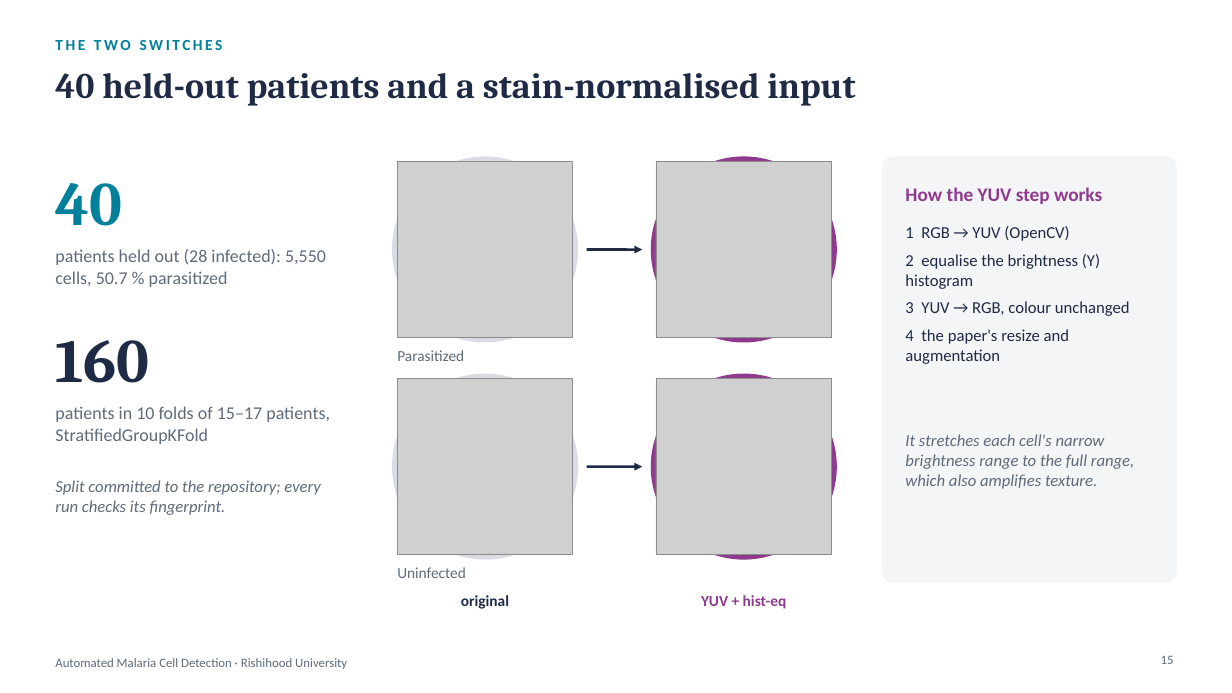
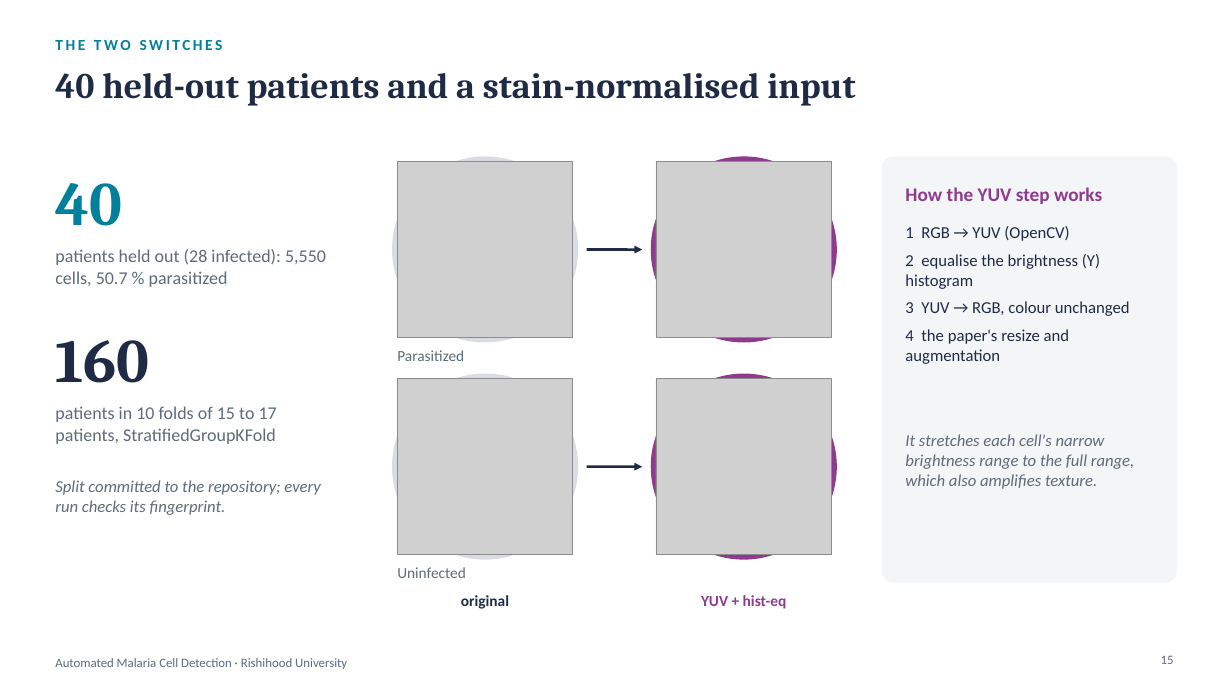
Before and after one commit to amathziah/malaria-detection, a slide deck: slide 15 of slides/Malaria_Phase3_Final.pptx. Drawn at 1232x693 pixels with LibreOffice and Linux fonts; fonts in the diff are those of the drawing; grey boxes stand for pictures. Boxes give left, top, right and bottom in pixels: in the first picture for what was removed or moved away, otherwise in the second. Text is boxed around its words. In the diff, an @@ line names an element or a change of style, - is before the commit and + after.

Commit message:
Docs and deck: no em dashes, ranges in words, corrected study guide counts
- Em dashes rewritten in the guides, report, READMEs, deck text and script strings;
  numeric ranges written "15 to 17"; empty table cells say "n/a" or "not reported"
- Study guide: the A1 confusion matrix is TP 2,760, FN 55, FP 31, TN 2,704 (recall
  2,760 / 2,815, specificity 2,704 / 2,735); the percentages were already right
- Deck rebuilt with the redrawn figures (27 slides); guide PDFs re-rendered
- The pre-registered plan and addendum are left exactly as committed

```diff
--- a/slides/Malaria_Phase3_Final.pptx
+++ b/slides/Malaria_Phase3_Final.pptx
@@ text at box(55, 406, 277, 444): text changed @@
-patients in 10 folds of 15–17 patients, StratifiedGroupKFold
+patients in 10 folds of 15 to 17 patients, StratifiedGroupKFold
```
Also in this commit, not shown: 4 other slides changed, 15 other files.
